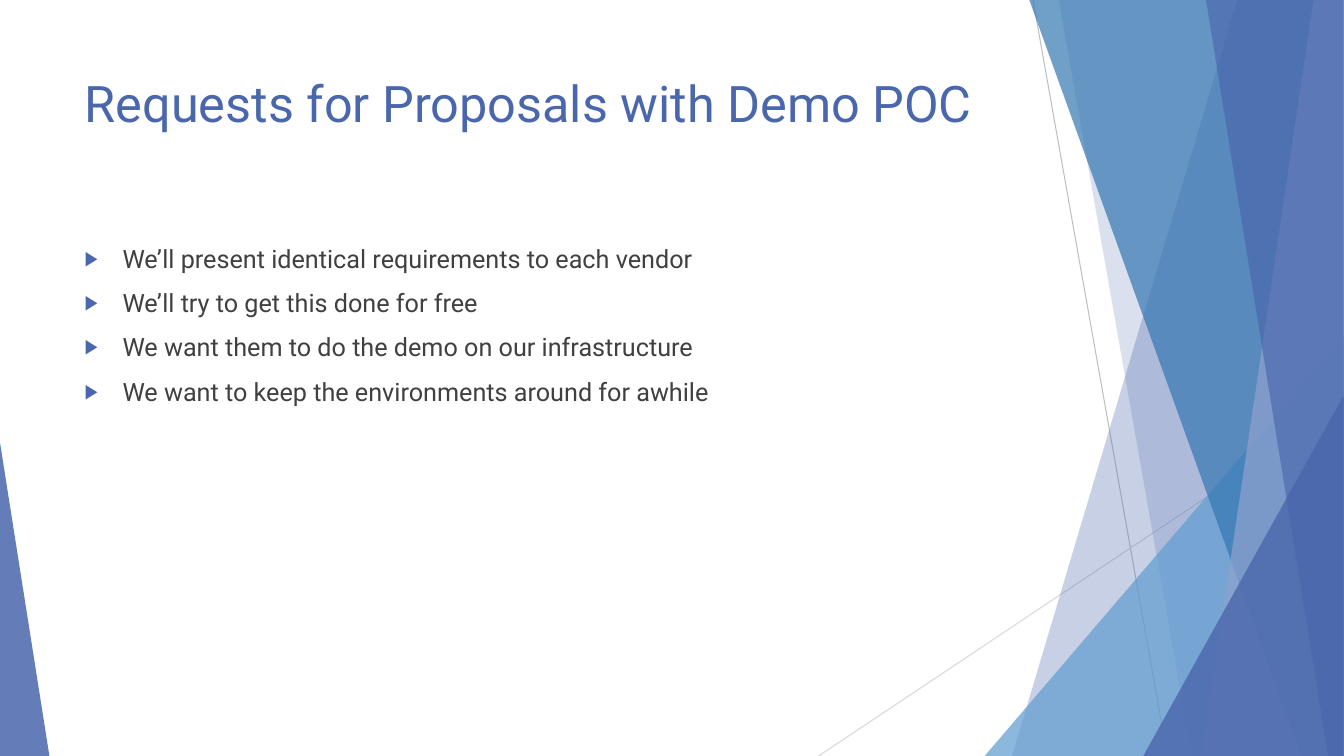
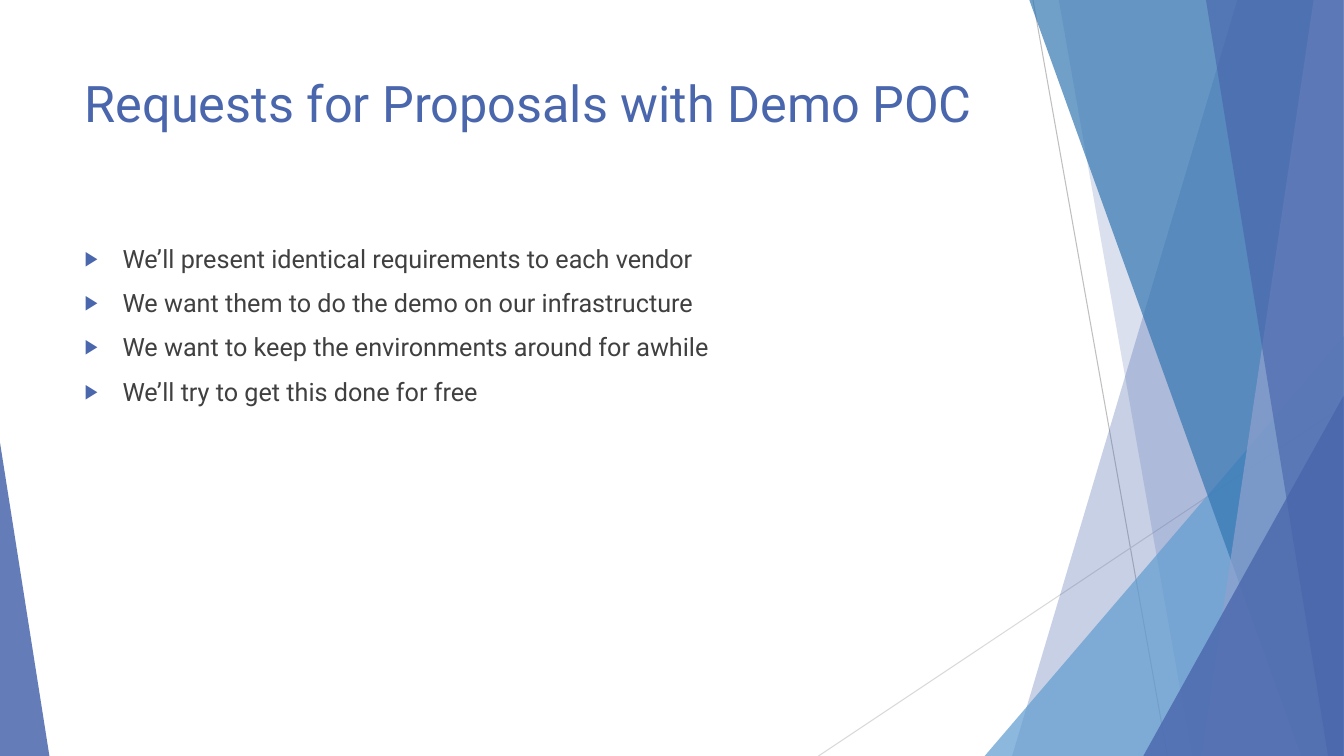
Before and after one commit to EnterpriseProductsLP/docker-straw-man, a slide deck: slide 7 of presentation.pptx. Drawn at 1344x756 pixels with LibreOffice and Linux fonts; fonts in the diff are those of the drawing. Boxes give left, top, right and bottom in pixels: in the first picture for what was removed or moved away, otherwise in the second. Text is boxed around its words. In the diff, an @@ line names an element or a change of style, - is before the commit and + after.

```diff
--- a/presentation.pptx
+++ b/presentation.pptx
@@ text at (123, 293, 478, 318): paragraph removed @@
-▶ We’ll try to get this done for free
@@ text at (123, 382, 478, 407): paragraph added @@
+▶ We’ll try to get this done for free
```
Also in this commit, not shown: 4 other slides changed, 1 slide added, 1 slide removed.
